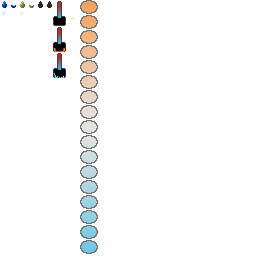
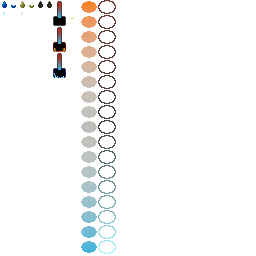
Before/after of a 256 x 256 layered artwork. What changed in the layer stack:
added layer "outer warm gradient" (40%) above "outer cold gradient" over <box>98,0,116,127</box>
added layer "outer cold gradient" above "outer" over <box>98,127,116,254</box>
added layer "outer" above "texture" over <box>98,0,116,254</box>
"globes": opacity 75% → 100%, painted on it over <box>80,0,98,254</box>
